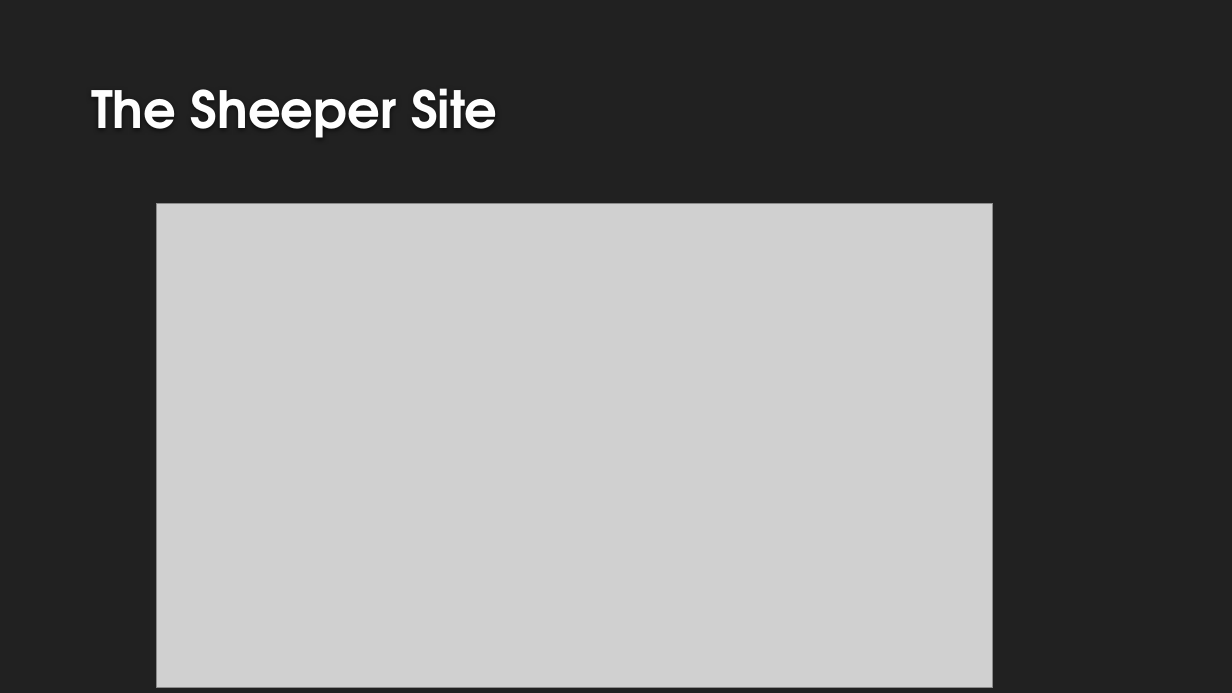
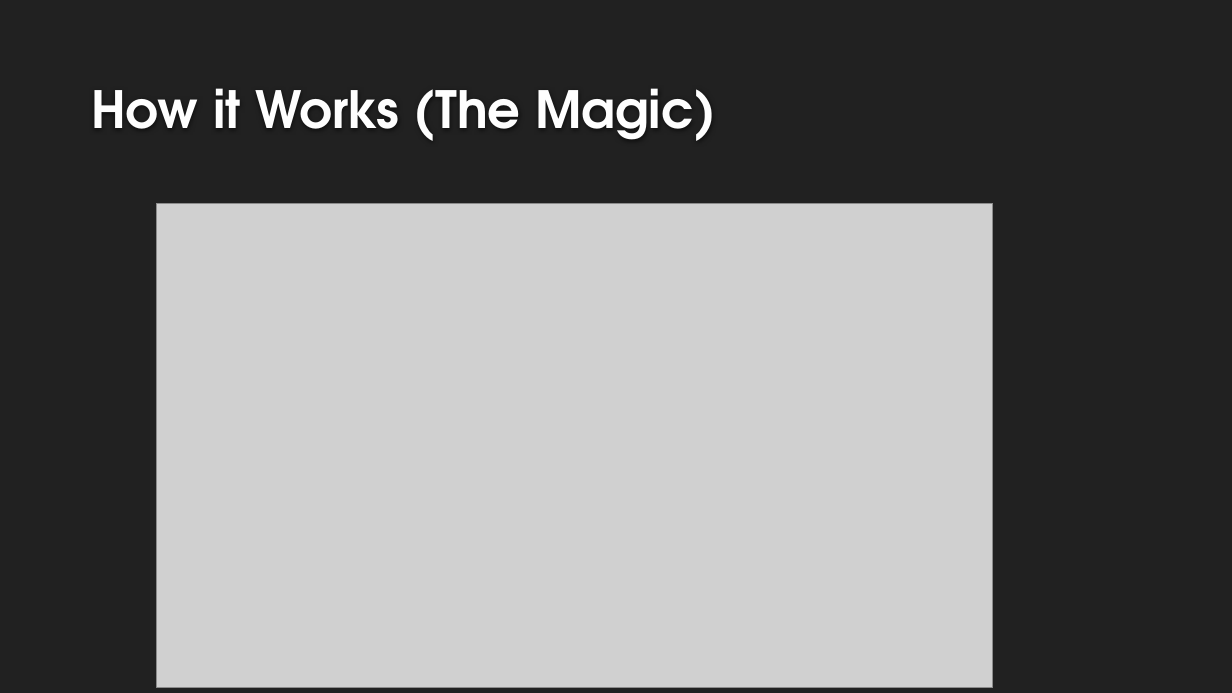
Before and after one commit to francesco-desensi/tdd-workshop, a slide deck: slide 6 of doc/TDD Workshop - TDD In Practice with AngularJS - Hands-on.pptx. Drawn at 1232x693 pixels with LibreOffice and Linux fonts; fonts in the diff are those of the drawing; grey boxes stand for pictures; background and template pictures are left out. Boxes give left, top, right and bottom in pixels: in the first picture for what was removed or moved away, otherwise in the second. Text is boxed around its words. In the diff, an @@ line names an element or a change of style, - is before the commit and + after.

Commit message:
More presentation updates.

```diff
--- a/doc/TDD Workshop - TDD In Practice with AngularJS - Hands-on.pptx
+++ b/doc/TDD Workshop - TDD In Practice with AngularJS - Hands-on.pptx
@@ title at bbox=[91, 88, 716, 141]: text changed @@
-The Sheeper Site
+How it Works (The Magic)
```
